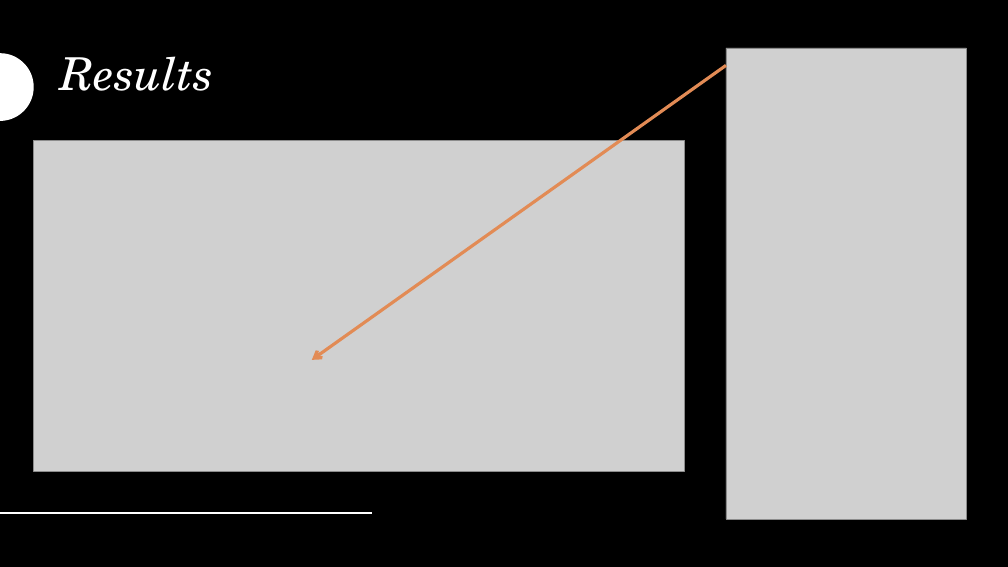
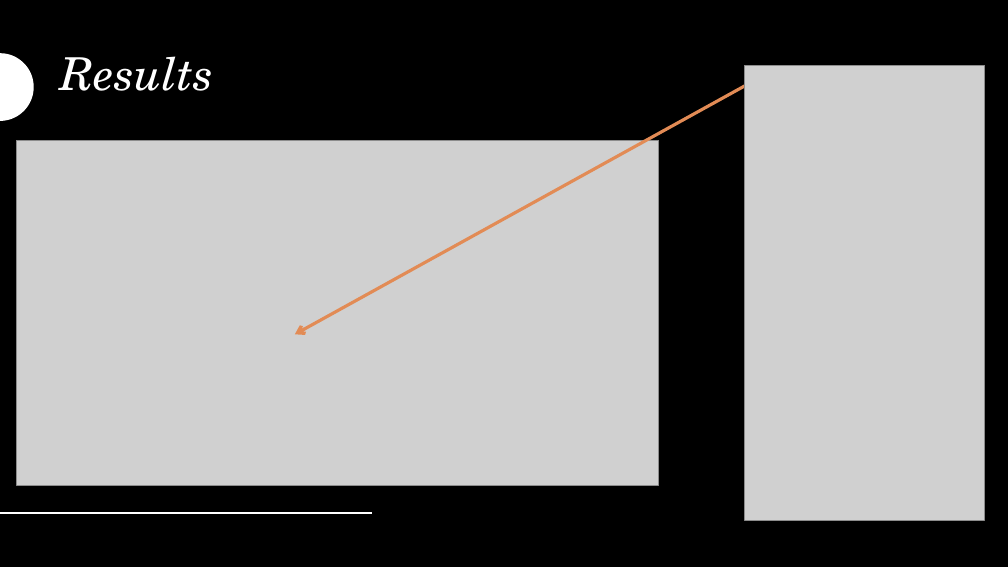
Before and after one commit to pwgriff/Coursera_Capstone, a slide deck: slide 6 of The Best Location for a Manhattan Coffee Stall.pptx. Drawn at 1008x567 pixels with LibreOffice and Linux fonts; fonts in the diff are those of the drawing; grey boxes stand for pictures. Boxes give left, top, right and bottom in pixels: in the first picture for what was removed or moved away, otherwise in the second. Text is boxed around its words. In the diff, an @@ line names an element or a change of style, - is before the commit and + after.

```diff
--- a/The Best Location for a Manhattan Coffee Stall.pptx
+++ b/The Best Location for a Manhattan Coffee Stall.pptx
@@ arrow moved from (726, 65) - (312, 360) to (745, 86) - (295, 334) @@
@@ picture resized from (x1=726, y1=48, x2=966, y2=519) to (x1=745, y1=65, x2=985, y2=520) @@
@@ picture resized from (x1=34, y1=141, x2=685, y2=472) to (x1=17, y1=141, x2=659, y2=485) @@
```
Also in this commit, not shown: 2 other slides changed, 1 other file.
